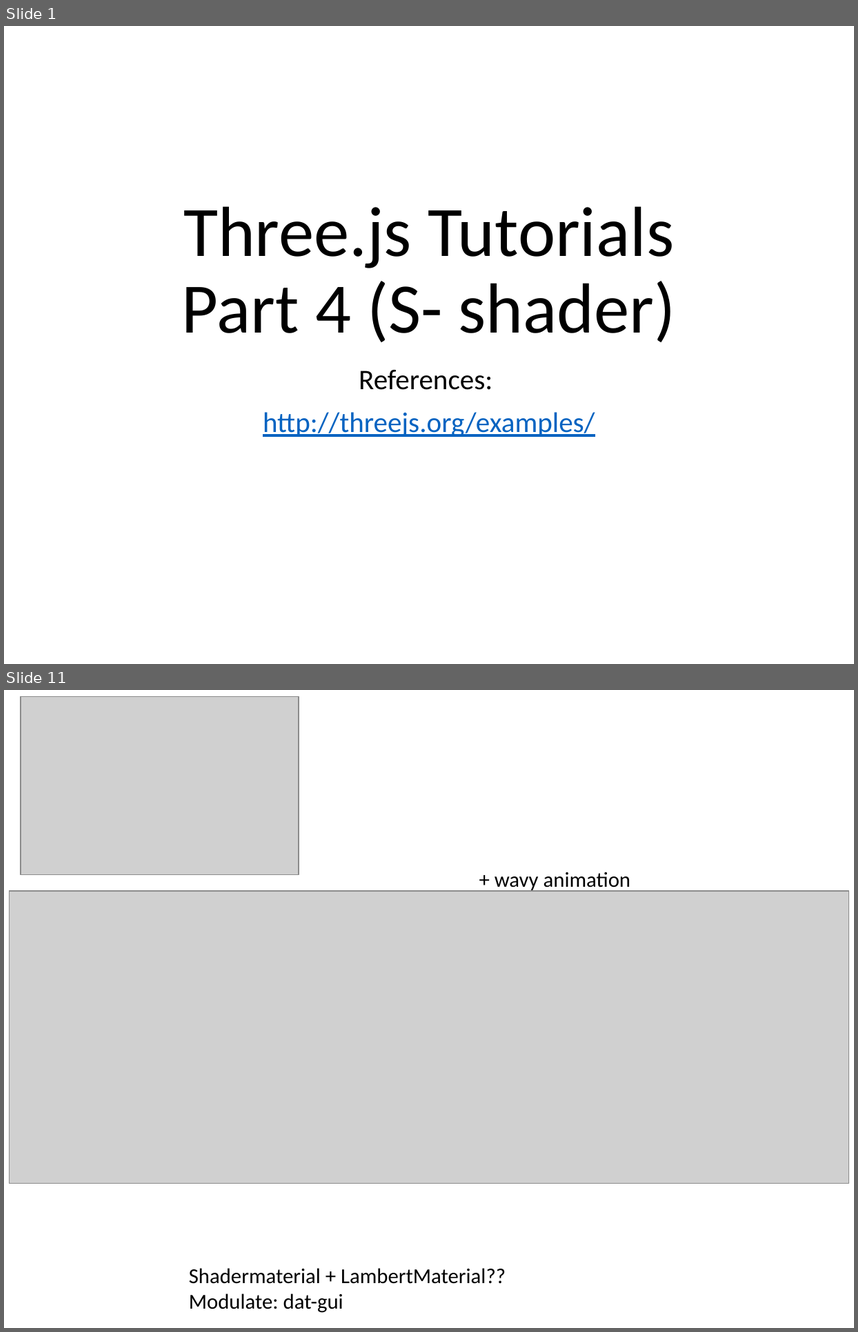
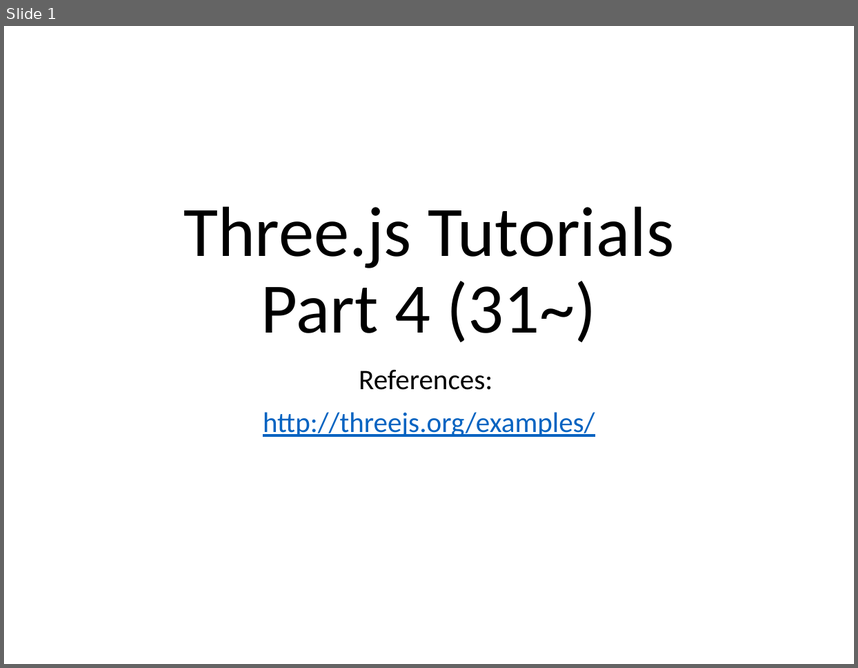
Before and after one commit to caa1211/tutsplus, a slide deck: threejs-tuts-4.pptx. Shown one above the other, each under a label of ours: slides 1 and 11 before the commit, slide 1 after it; the slides between them are not shown. The pictures are 858x1332 and 858x668 pixels, drawn with LibreOffice and Linux fonts; fonts in the diff are those of the drawing; grey boxes stand for pictures. Boxes give left, top, right and bottom in pixels: in the first picture for what was removed or moved away, otherwise in the second. Text is boxed around its words. In the diff, an @@ line names an element or a change of style, - is before the commit and + after.

Commit message:
shader & post processing

```diff
--- a/threejs-tuts-4.pptx
+++ b/threejs-tuts-4.pptx
@@ slide 11 removed at bbox=[4, 690, 854, 1328], background #FFFFFF @@
@@ picture removed at bbox=[20, 697, 298, 874] @@
@@ text removed at bbox=[495, 871, 631, 892] @@
-+ wavy animation
@@ picture removed at bbox=[9, 891, 849, 1183] @@
@@ text removed at bbox=[189, 1268, 506, 1312] @@
-Shadermaterial + LambertMaterial??
-Modulate: dat-gui
@@ slide 1 changed as well @@
@@ title at bbox=[183, 206, 674, 342]: text changed @@
-Three.js Tutorials
-Part 4 (S- shader)
+Three.js Tutorials
+Part 4 (31~)
```
Also in this commit, not shown: 4 slides added, 37 other slides removed, 20 other files.
